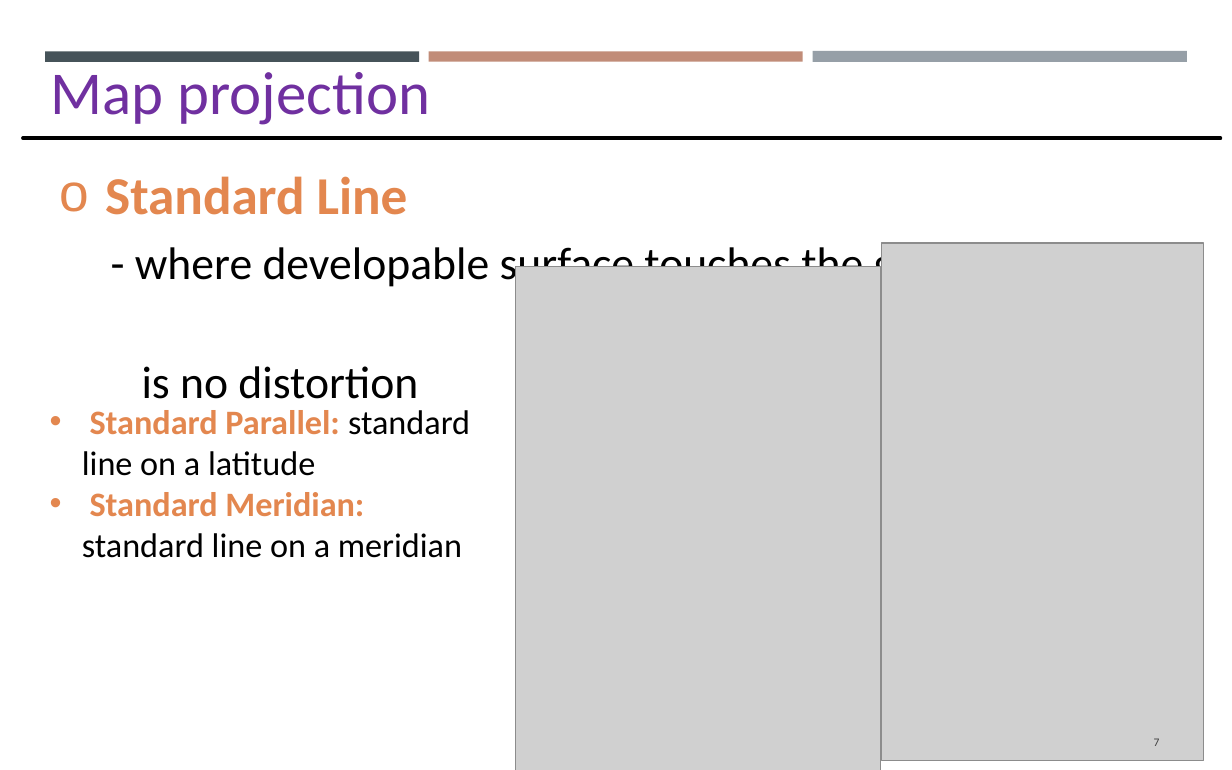
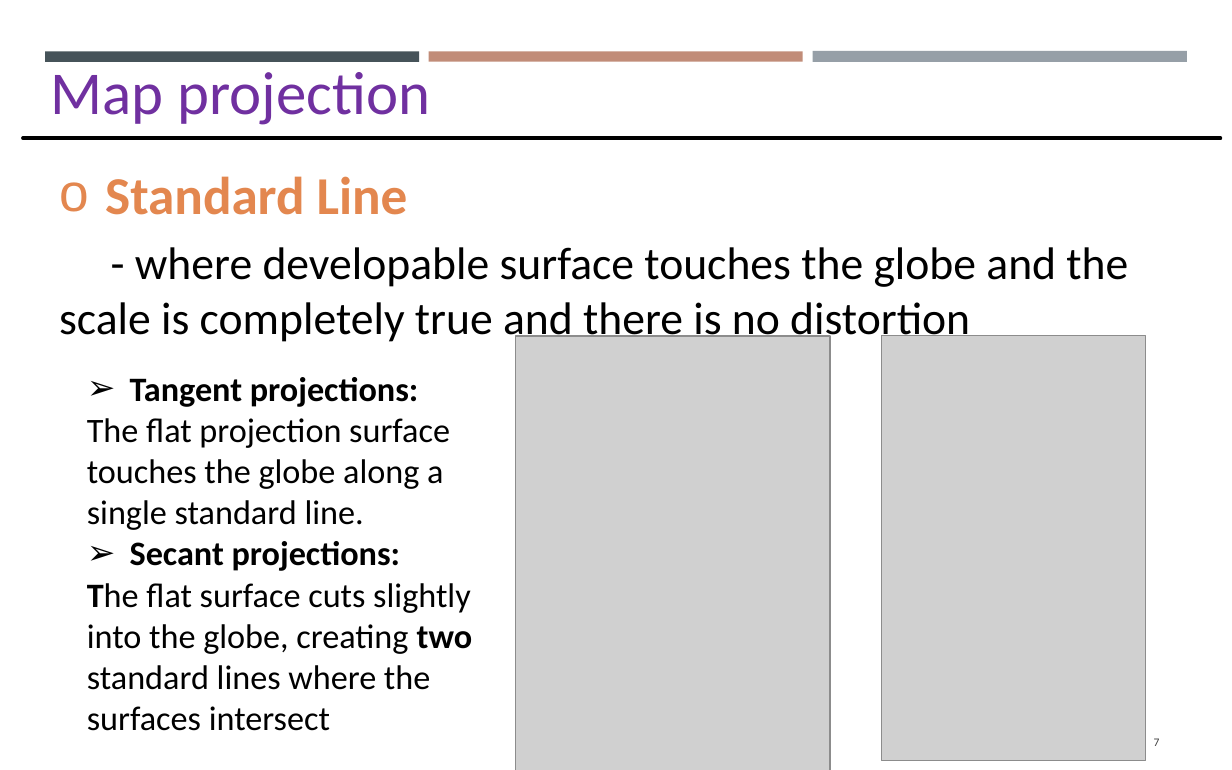
Before and after one commit to gisynw/GIS_I, a slide deck: slide 7 of docs/Lectures/Week03/Week03_GEOG2475_Projection_Thursday_update.pptx. Drawn at 1232x770 pixels with LibreOffice and Linux fonts; fonts in the diff are those of the drawing; grey boxes stand for pictures. Boxes give left, top, right and bottom in pixels: in the first picture for what was removed or moved away, otherwise in the second. Text is boxed around its words. In the diff, an @@ line names an element or a change of style, - is before the commit and + after.

```diff
--- a/docs/Lectures/Week03/Week03_GEOG2475_Projection_Thursday_update.pptx
+++ b/docs/Lectures/Week03/Week03_GEOG2475_Projection_Thursday_update.pptx
@@ text at box(59, 247, 1128, 346): text changed @@
-- where developable surface touches the globe and there
-is no distortion
+- where developable surface touches the globe and the scale is completely true and there is no distortion
@@ picture: place and size @@
-picture at box(516, 267, 882, 770)
+picture at box(516, 337, 831, 770)
@@ picture: place and size @@
-picture at box(882, 242, 1203, 760)
+picture at box(882, 335, 1146, 761)
@@ text added at box(87, 377, 472, 731), 18 pt, text #000000 @@
+  ➢ Tangent projections:
+  The flat projection surface touches the globe along a single standard line.
+  ➢ Secant projections:
+  The flat surface cuts slightly into the globe, creating two standard lines where the surfaces intersect
@@ text removed at box(82, 410, 470, 558) @@
-  • Standard Parallel: standard line on a latitude
-  • Standard Meridian: standard line on a meridian
```
Also in this commit, not shown: 6 other slides changed, 4 slides added, 5 other files.
